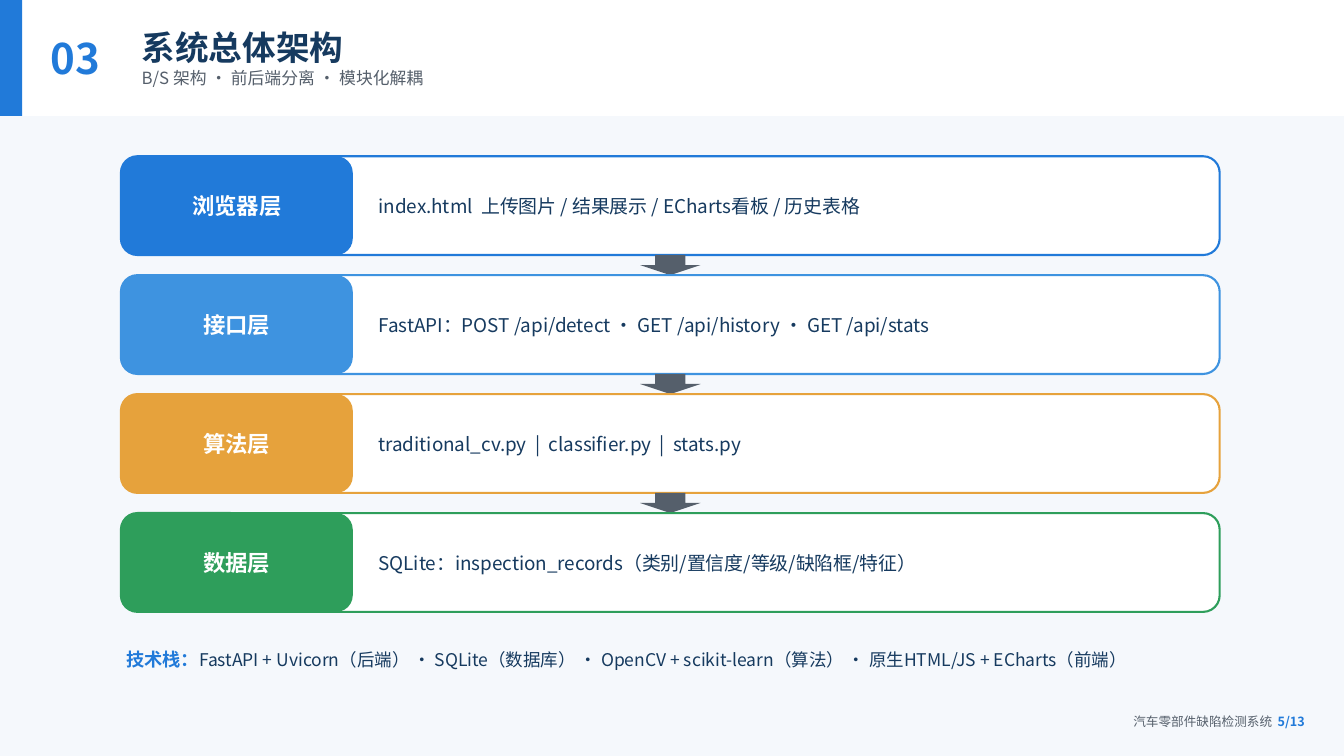
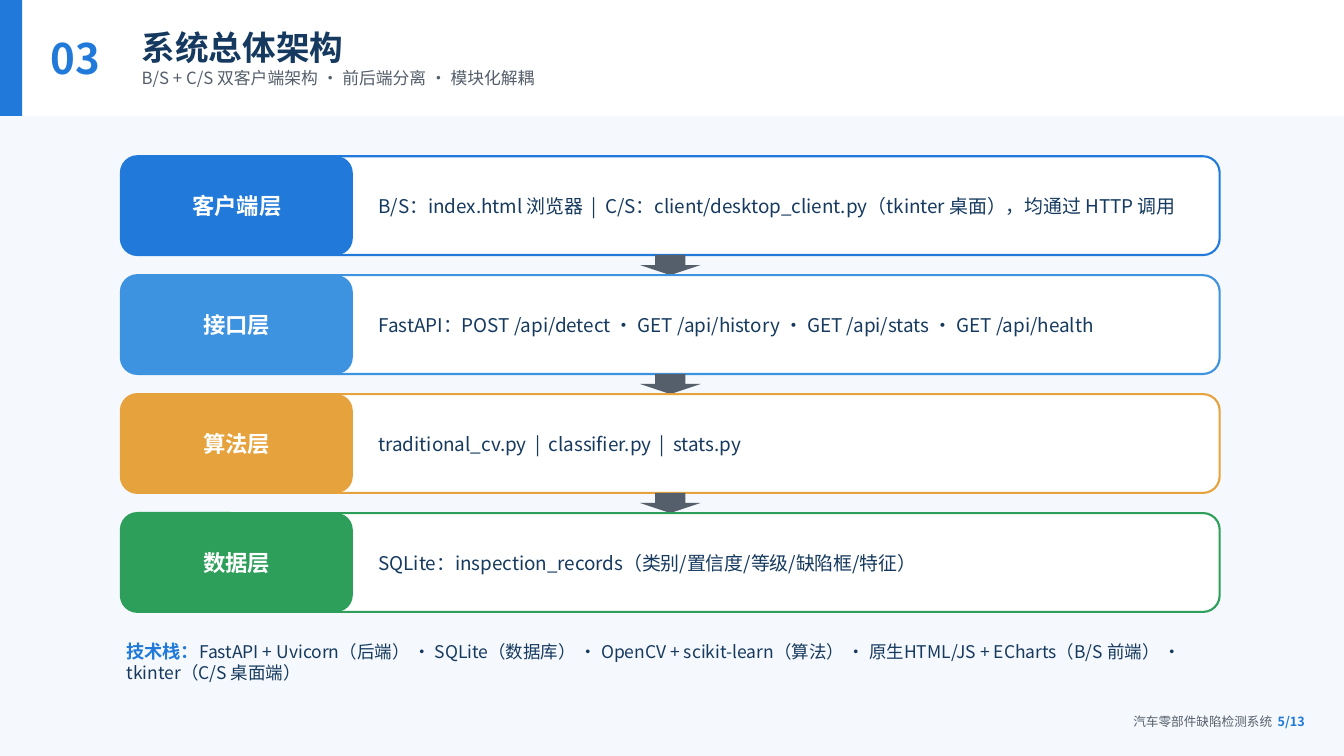
Before and after one commit to zyy1126jy/parts-defect-inspection-system., a slide deck: slide 5 of 答辩PPT.pptx. Drawn at 1344x756 pixels with LibreOffice and Linux fonts; fonts in the diff are those of the drawing. Boxes give left, top, right and bottom in pixels: in the first picture for what was removed or moved away, otherwise in the second. Text is boxed around its words. In the diff, an @@ line names an element or a change of style, - is before the commit and + after.

Commit message:
fix: 修复答辩PPT打不开问题，内容更新为B/S+C/S双客户端并附PDF
- 移除 python-pptx 默认模板自带的 printerSettings 打印设置部件及其关系/内容类型
  声明，消除精简版 Office/WPS 打开时提示“需要修复/无法打开”的兼容性隐患，
  净化后包内零悬空关系、全部 XML 可解析
- 内容同步系统现状：封面、目录、技术方向映射、总体架构、系统实现、总结各页
  统一由“B/S 架构”更新为“B/S 浏览器 + C/S tkinter 桌面”双客户端，接口补 /api/health
- 新增 答辩PPT.pdf（PowerPoint 实测导出，作为任意设备都能打开的答辩兜底版）
- 已用本机 PowerPoint 16 实测可正常打开并成功导出 PDF，python-pptx 校验 13 页

```diff
--- a/答辩PPT.pptx
+++ b/答辩PPT.pptx
@@ text at (142,70,535,87): text changed @@
-B/S 架构 · 前后端分离 · 模块化解耦
+B/S + C/S 双客户端架构 · 前后端分离 · 模块化解耦
@@ text at (192,195,281,216): text changed @@
-浏览器层
+客户端层
@@ text at (379,197,1176,218): text changed @@
-index.html 上传图片 / 结果展示 / ECharts看板 / 历史表格
+B/S：index.html 浏览器 | C/S：client/desktop_client.py（tkinter 桌面），均通过 HTTP 调用
@@ text at (379,317,1094,337): text changed @@
-FastAPI：POST /api/detect · GET /api/history · GET /api/stats
+FastAPI：POST /api/detect · GET /api/history · GET /api/stats · GET /api/health
@@ text at (127,642,1159,682): text changed @@
-技术栈：FastAPI + Uvicorn（后端） · SQLite（数据库） · OpenCV + scikit-learn（算法） · 原生HTML/JS + ECharts（前端）
+技术栈：FastAPI + Uvicorn（后端） · SQLite（数据库） · OpenCV + scikit-learn（算法） · 原生HTML/JS + ECharts（B/S 前端） · tkinter（C/S 桌面端）
```
Also in this commit, not shown: 5 other slides changed, 1 other file.
